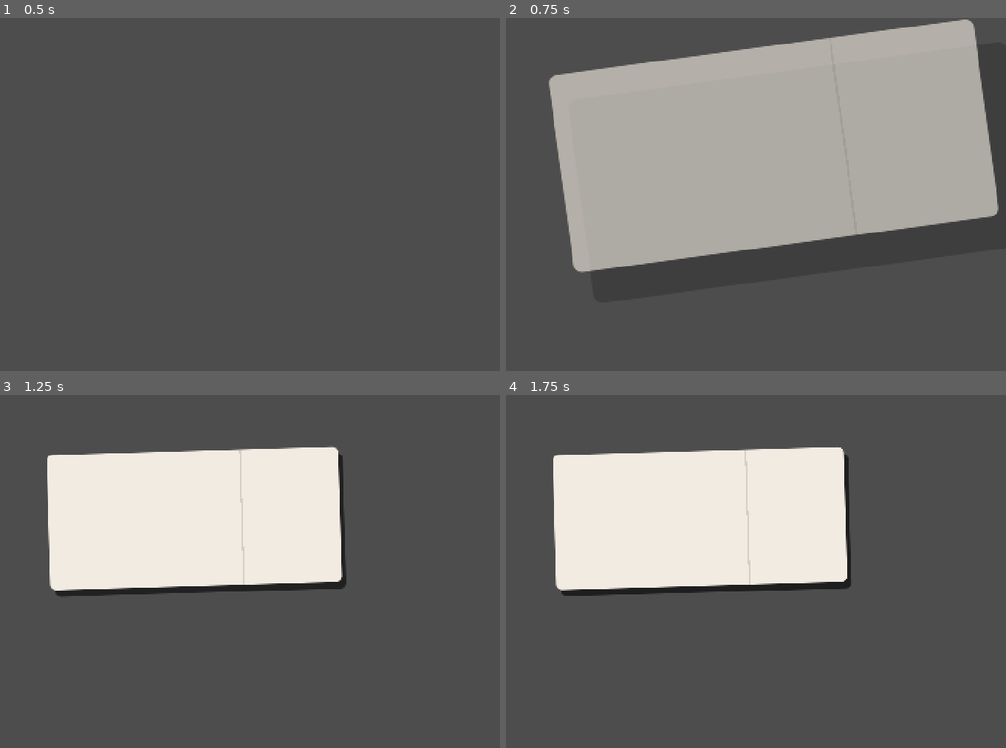
Above: before the commit, frames 1-4 (two rows, left to right).
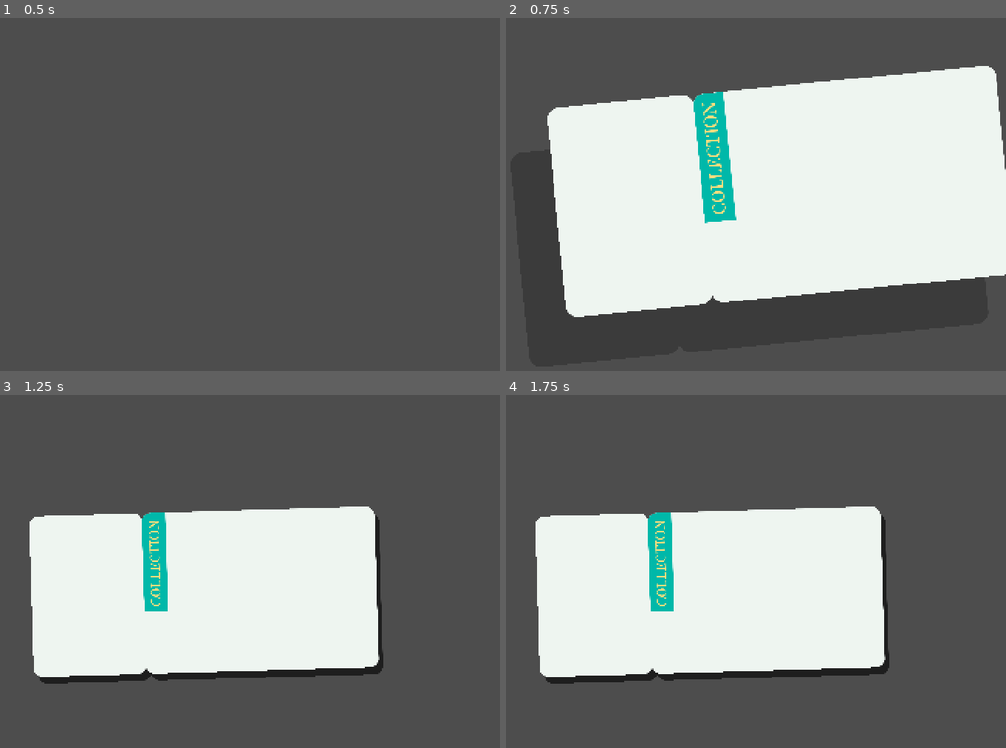
Above: after the commit, the same moments.

Repository: JeongJoonLee-kr/ANU_TreasureMap
Game: Godot game, scene res://investigator_card.tscn
Same seed, same stepped clock (60 frames per second), same inputs: the game is played once before the commit and once after it. This scene is started directly instead of the project's main scene.
Inputs (mouse positions are in pixels of both pictures, inside the frame that each line leads up to):
- Up to frame 1 (0.5 s): no input
- Up to frame 2 (0.75 s): tap Enter at 0.5 s; move the mouse to (841, 194) at 0.52 s; hold P (test_resource) from 0.53 s (still down); click (841, 194) at 0.67 s
- Up to frame 3 (1.25 s): keep holding P (test_resource)
- Up to frame 4 (1.75 s): release P (test_resource) at 1.25 s; drag from (591, 610) to (681, 670) at 1.27 s

Frame 1 is identical in both runs. In frame 2, 63% of the frame differs, in the area x 8-100%, y 0-85%; in frame 3, 32%; in frame 4, 32%.

Commit message:
add idcard interface. fix the logic of idcard dropping process

Diff:
--- /dev/null
+++ b/Godot_Game/anu-treasure-map/card_dof.gdshader
@@ -0,0 +1,29 @@
+shader_type canvas_item;
+
+uniform float blur_amount : hint_range(0.0, 15.0) = 0.0;
+
+const float GOLDEN_ANGLE = 2.39996;
+const int SAMPLES = 24;
+
+void fragment() {
+	if (blur_amount < 0.01) {
+		// 如果模糊度很小，直接输出原图，不再使用 return
+		COLOR = texture(TEXTURE, UV);
+	} else {
+		// 否则执行模糊计算
+		vec4 color = vec4(0.0);
+		float total = 0.0;
+
+		for (int i = 0; i < SAMPLES; i++) {
+			float fi = float(i);
+			float angle = fi * GOLDEN_ANGLE;
+			float radius = sqrt(fi / float(SAMPLES)) * blur_amount;
+			vec2 offset = vec2(cos(angle), sin(angle)) * radius * TEXTURE_PIXEL_SIZE;
+			float weight = 1.0 - fi / float(SAMPLES);
+			color += texture(TEXTURE, UV + offset) * weight;
+			total += weight;
+		}
+
+		COLOR = color / total;
+	}
+}
--- a/Godot_Game/anu-treasure-map/investigator_card.tscn
+++ b/Godot_Game/anu-treasure-map/investigator_card.tscn
@@ -1,76 +1,69 @@
 [gd_scene load_steps=4 format=3 uid="uid://c4ldfgbbfth34"]
 
 [ext_resource type="Script" uid="uid://cmh4m5xwwwggw" path="res://systems/Script/ui/investigator_card.gd" id="1_2v3gs"]
-
-[sub_resource type="StyleBoxFlat" id="StyleBoxFlat_3eoet"]
-bg_color = Color(0, 0, 0, 1)
-corner_radius_top_left = 15
-corner_radius_top_right = 15
-corner_radius_bottom_right = 15
-corner_radius_bottom_left = 15
-
-[sub_resource type="StyleBoxFlat" id="StyleBoxFlat_d5ew5"]
-bg_color = Color(0.9490196, 0.92156863, 0.88235295, 1)
-corner_radius_top_left = 15
-corner_radius_top_right = 15
-corner_radius_bottom_right = 15
-corner_radius_bottom_left = 15
+[ext_resource type="Texture2D" uid="uid://d2kyjojlcfx0n" path="res://resources/interface/idcard_shadow.png" id="2_d5ew5"]
+[ext_resource type="Texture2D" uid="uid://cmcrxt2723b72" path="res://resources/interface/idcard.png" id="3_k78ha"]
 
 [node name="InvestigatorCard" type="Control"]
 layout_mode = 3
-anchors_preset = 0
-offset_right = 756.0
-offset_bottom = 351.0
-pivot_offset = Vector2(378, 175.5)
+anchors_preset = 8
+anchor_left = 0.5
+anchor_top = 0.5
+anchor_right = 0.5
+anchor_bottom = 0.5
+offset_left = -450.0
+offset_top = -209.0
+offset_right = 450.0
+offset_bottom = 209.0
+grow_horizontal = 2
+grow_vertical = 2
+pivot_offset = Vector2(450, 209)
 script = ExtResource("1_2v3gs")
 
 [node name="ShadowPivot" type="Control" parent="."]
 anchors_preset = 0
-offset_right = 756.0
-offset_bottom = 351.0
-pivot_offset = Vector2(378, 175.5)
+offset_right = 900.0
+offset_bottom = 418.0
+pivot_offset = Vector2(450, 209)
 
-[node name="ShadowPanel" type="Panel" parent="ShadowPivot"]
+[node name="ShadowPanel" type="TextureRect" parent="ShadowPivot"]
 layout_mode = 1
 anchors_preset = 8
 anchor_left = 0.5
 anchor_top = 0.5
 anchor_right = 0.5
 anchor_bottom = 0.5
-offset_left = -20.0
-offset_top = -20.0
-offset_right = 736.0
-offset_bottom = 331.0
+offset_left = -450.0
+offset_top = -209.0
+offset_right = 450.0
+offset_bottom = 209.0
 grow_horizontal = 2
 grow_vertical = 2
-pivot_offset = Vector2(378, 175.5)
-theme_override_styles/panel = SubResource("StyleBoxFlat_3eoet")
+pivot_offset = Vector2(450, 209)
+texture = ExtResource("2_d5ew5")
+expand_mode = 1
+stretch_mode = 5
 
 [node name="CardPivot" type="Control" parent="."]
 anchors_preset = 0
-offset_right = 756.0
-offset_bottom = 351.0
-pivot_offset = Vector2(378, 175.5)
+offset_right = 900.0
+offset_bottom = 418.0
+pivot_offset = Vector2(450, 209)
 
-[node name="CardBody" type="Panel" parent="CardPivot"]
+[node name="CardBody" type="TextureRect" parent="CardPivot"]
 layout_mode = 1
 anchors_preset = 8
 anchor_left = 0.5
 anchor_top = 0.5
 anchor_right = 0.5
 anchor_bottom = 0.5
-offset_left = -20.0
-offset_top = -20.0
-offset_right = 736.0
-offset_bottom = 331.0
+offset_left = -450.0
+offset_top = -209.0
+offset_right = 450.0
+offset_bottom = 209.0
 grow_horizontal = 2
 grow_vertical = 2
-pivot_offset = Vector2(378, 175.5)
-theme_override_styles/panel = SubResource("StyleBoxFlat_d5ew5")
-
-[node name="DividerLine" type="ColorRect" parent="CardPivot/CardBody"]
-layout_mode = 0
-offset_left = 500.0
-offset_right = 504.0
-offset_bottom = 351.0
-color = Color(0, 0, 0, 0.11764706)
+pivot_offset = Vector2(450, 209)
+texture = ExtResource("3_k78ha")
+expand_mode = 1
+stretch_mode = 5
--- a/Godot_Game/anu-treasure-map/systems/Script/ui/investigator_card.gd
+++ b/Godot_Game/anu-treasure-map/systems/Script/ui/investigator_card.gd
@@ -3,8 +3,9 @@
 @onready var shadow_pivot = $ShadowPivot
 @onready var shadow_panel = $ShadowPivot/ShadowPanel
 @onready var card_pivot = $CardPivot
+@onready var card_body = $CardPivot/CardBody
 
-var fall_duration: float = 1.0
+var fall_duration: float = 0.8
 var start_scale: float = 3.0
 var start_rotation: float = -35.0
 
@@ -19,20 +20,33 @@
 
 	var rand_start_rot = randf_range(start_rotation - 10, start_rotation + 10)
 
-	# card initial
+	# ============================
+	# origin status
+	# ============================
+
+
+	var card_start_pos = Vector2(1200, -400)
+
+	var shadow_start_pos = Vector2(600, 300)
+
+
 	card_pivot.scale = Vector2(start_scale, start_scale)
 	card_pivot.rotation_degrees = rand_start_rot
-	card_pivot.modulate.a = 0.0
+	card_pivot.position = card_start_pos
+	card_pivot.modulate.a = 1.0
 
-	# shadow initial
+
+	if card_body.material:
+		card_body.material.set_shader_parameter("blur_amount", 10.0)
+
+
 	shadow_pivot.scale = Vector2(start_scale + 0.2, start_scale + 0.2)
 	shadow_pivot.rotation_degrees = rand_start_rot
-	var light_offset_high = Vector2(180, 220)
-	shadow_pivot.position = light_offset_high
+	shadow_pivot.position = shadow_start_pos
 	shadow_panel.modulate.a = 0.0
 
 	# ============================
-	# droping
+	# drop animation
 	# ============================
 	var tween = create_tween().set_parallel(true)
 	var end_rot = randf_range(-3.0, 3.0)
@@ -40,9 +54,17 @@
 
 	tween.tween_property(card_pivot, "scale", Vector2.ONE, fall_duration)\
 		.set_trans(Tween.TRANS_QUINT).set_ease(Tween.EASE_OUT)
+
 	tween.tween_property(card_pivot, "rotation_degrees", end_rot, fall_duration)\
 		.set_trans(Tween.TRANS_QUINT).set_ease(Tween.EASE_OUT)
-	tween.tween_property(card_pivot, "modulate:a", 1.0, fall_duration * 0.4)
+
+	tween.tween_property(card_pivot, "position", Vector2.ZERO, fall_duration)\
+		.set_trans(Tween.TRANS_QUINT).set_ease(Tween.EASE_OUT)
+
+
+	if card_body.material:
+		tween.tween_property(card_body.material, "shader_parameter/blur_amount", 0.0, fall_duration * 0.4)\
+			.set_trans(Tween.TRANS_QUINT).set_ease(Tween.EASE_OUT)
 
 
 	tween.tween_property(shadow_pivot, "scale", Vector2.ONE, fall_duration)\
Not shown, added: Godot_Game/anu-treasure-map/card_dof.gdshader.uid
Binary file added: Godot_Game/anu-treasure-map/resources/interface/idcard.png
Not shown, added: Godot_Game/anu-treasure-map/resources/interface/idcard.png.import
Binary file added: Godot_Game/anu-treasure-map/resources/interface/idcard_shadow.png
Not shown, added: Godot_Game/anu-treasure-map/resources/interface/idcard_shadow.png.import
